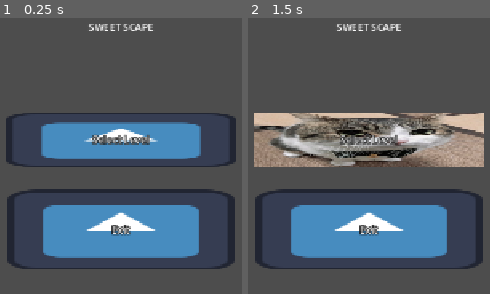
Above: before the commit, frames 1-2 (left to right).
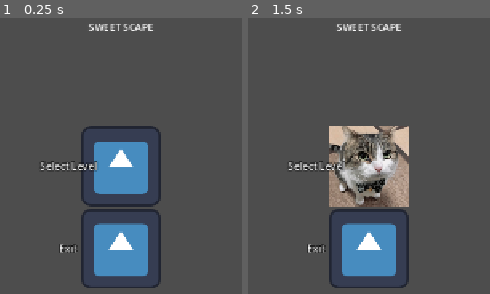
Above: after the commit, the same moments.

Repository: Couselin/RadiacionRune
Game: Godot game, scene res://01_scenes/04_screens/main_menu.tscn
Two runs of this game, one before a commit and one after it. Both use one fixed random seed, a clock stepped at 60 frames per second and the inputs below. This scene is started directly instead of the project's main scene. The engine's default icon, where the game draws it, is replaced by a stand-in: a white triangle on a blue panel in a dark square.
Inputs:
- Up to frame 1 (0.25 s): no input
- Up to frame 2 (1.5 s): click "Select Level" at 0.5 s; tap Enter at 1.25 s; hold D (right) from 1.28 s (still down)

The runs differ from the first frame. In frame 1, 29% of the frame differs, in the area x 2-98%, y 34-98%; in frame 2, 36%.

Commit message:
:construction: Main Menu
Me había olvidado del vBox jiji

Diff:
--- a/radiacion-rune/01_scenes/04_screens/main_menu.tscn
+++ b/radiacion-rune/01_scenes/04_screens/main_menu.tscn
@@ -26,32 +26,28 @@
 text = "Sweet Scape"
 uppercase = true
 
-[node name="SelectLevel" parent="." unique_id=997814475 instance=ExtResource("1_5usjw")]
+[node name="VBoxContainer" type="VBoxContainer" parent="." unique_id=1471728228]
 layout_mode = 1
-anchors_preset = 8
-anchor_left = 0.5
+anchors_preset = -1
+anchor_left = 0.4
 anchor_top = 0.5
-anchor_right = 0.5
-anchor_bottom = 0.5
-offset_left = -185.0
-offset_top = -43.0
-offset_right = 185.0
-offset_bottom = 43.0
+anchor_right = 0.6
+anchor_bottom = 0.8
+offset_left = -20.0
+offset_top = -20.0
+offset_right = 20.0
+offset_bottom = 20.0
 grow_horizontal = 2
 grow_vertical = 2
+
+[node name="SelectLevel" parent="VBoxContainer" unique_id=997814475 instance=ExtResource("1_5usjw")]
+layout_mode = 2
+ignore_texture_size = false
+stretch_mode = 5
 button_text = "Select Level"
 
-[node name="Exit" parent="." unique_id=1879692655 instance=ExtResource("1_5usjw")]
-layout_mode = 1
-anchors_preset = -1
-anchor_left = 0.5
-anchor_top = 0.7
-anchor_right = 0.5
-anchor_bottom = 0.7
-offset_left = -182.0
-offset_top = -64.0
-offset_right = 182.0
-offset_bottom = 64.0
-grow_horizontal = 2
-grow_vertical = 2
+[node name="Exit" parent="VBoxContainer" unique_id=2035615169 instance=ExtResource("1_5usjw")]
+layout_mode = 2
+ignore_texture_size = false
+stretch_mode = 5
 button_text = "Exit"
